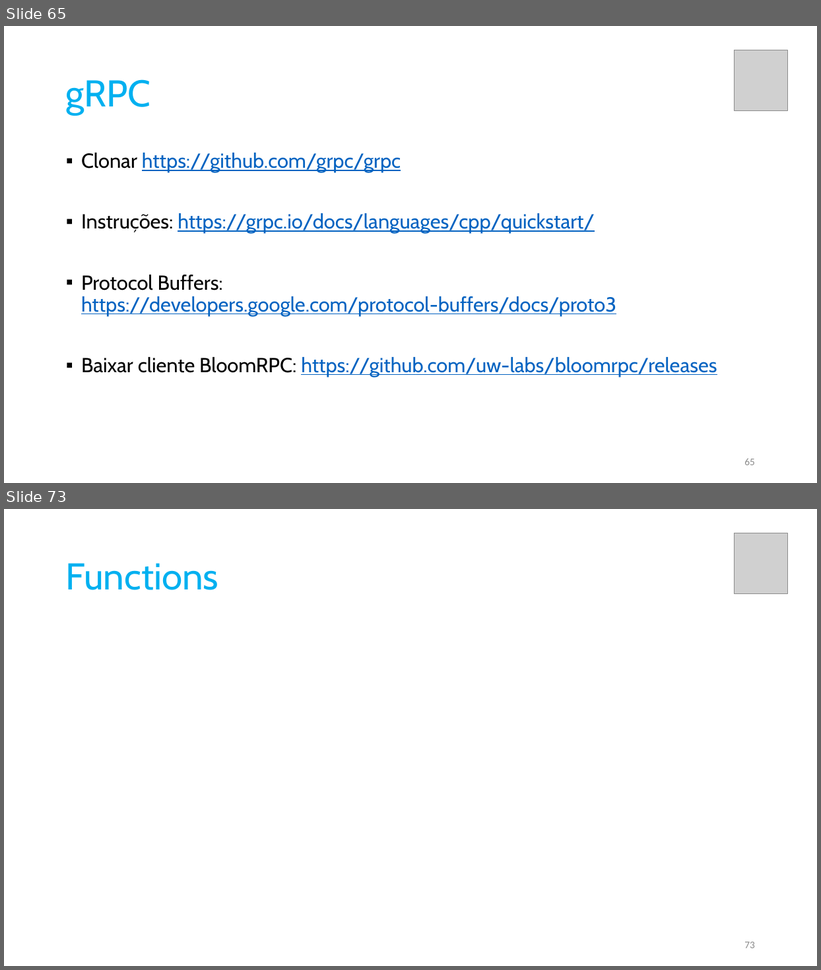
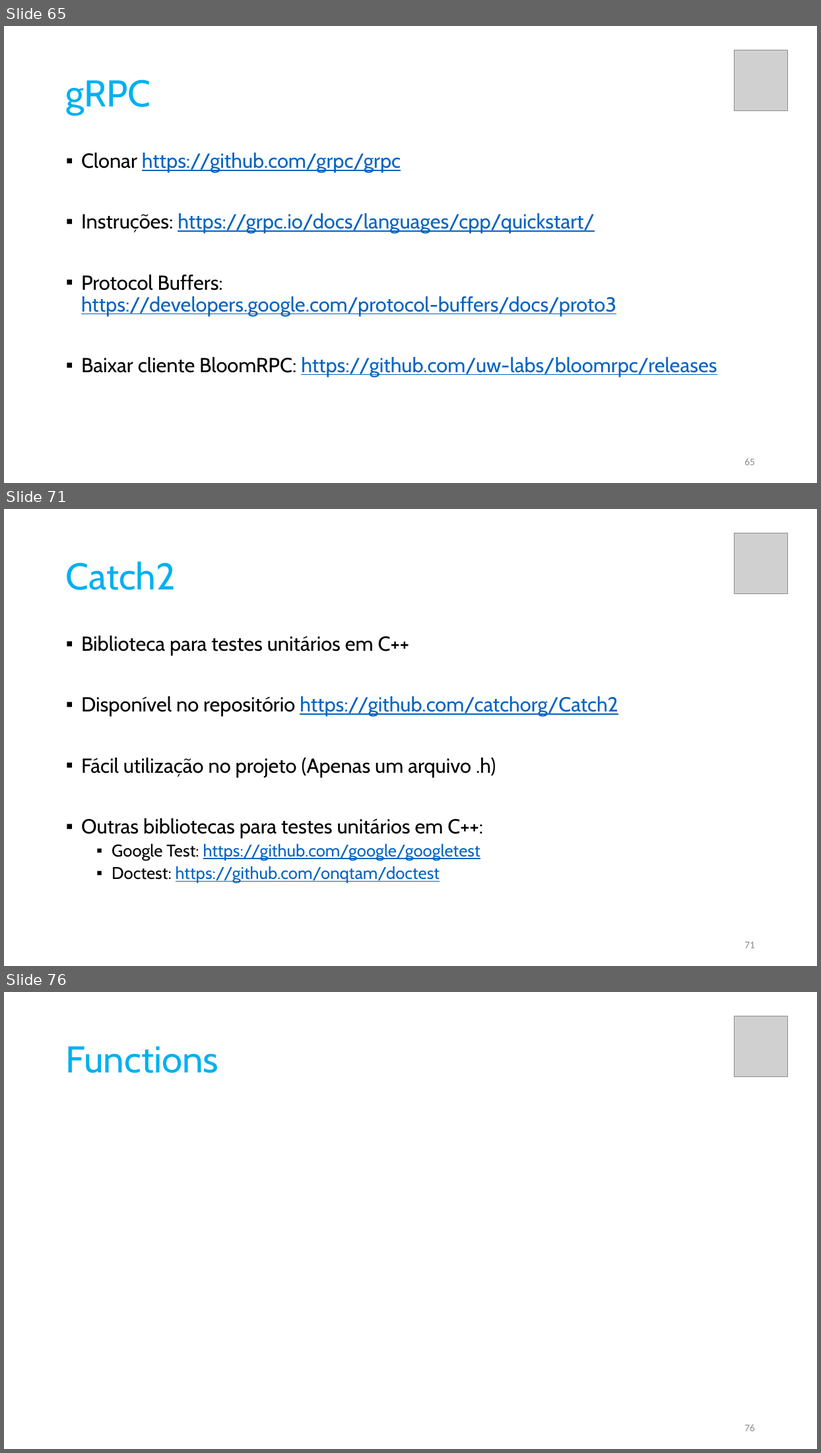
Before and after one commit to pfaco/ees_cpp, a slide deck: slides/C++.pptx. Shown one above the other, each under a label of ours: slides 65 and 73 before the commit, slides 65, 71 and 76 after it; the slides between them are not shown. The pictures are 821x970 and 821x1453 pixels, drawn with LibreOffice and Linux fonts; fonts in the diff are those of the drawing; grey boxes stand for pictures. Boxes give left, top, right and bottom in pixels: in the first picture for what was removed or moved away, otherwise in the second. Text is boxed around its words. In the diff, an @@ line names an element or a change of style, - is before the commit and + after.

```diff
--- a/slides/C++.pptx
+++ b/slides/C++.pptx
@@ slide 71 added at (4, 509, 817, 966), background #FFFFFF @@
@@ picture added at (735, 533, 789, 593) @@
@@ title added at (66, 561, 176, 590), 44 pt, text #00B0F0 @@
+Catch2
@@ text added at (81, 636, 618, 883), 24 pt, text #000000 @@
+▪ Biblioteca para testes unitários em C++
+▪ Disponível no repositório https://github.com/catchorg/Catch2
+▪ Fácil utilização no projeto (Apenas um arquivo .h)
+▪ Outras bibliotecas para testes unitários em C++:
+  ▪ Google Test: https://github.com/google/googletest
+  ▪ Doctest: https://github.com/onqtam/doctest
@@ page number added at (745, 942, 755, 949), 12 pt, text #8C8C8C @@
+71
@@ what was slide 73 is now slide 76 @@
@@ page number at (745, 1424, 755, 1432): text changed @@
-73
+76
```
Also in this commit, not shown: 5 slides changed, 13 other slides added, 6 slides removed, 9 other files.
